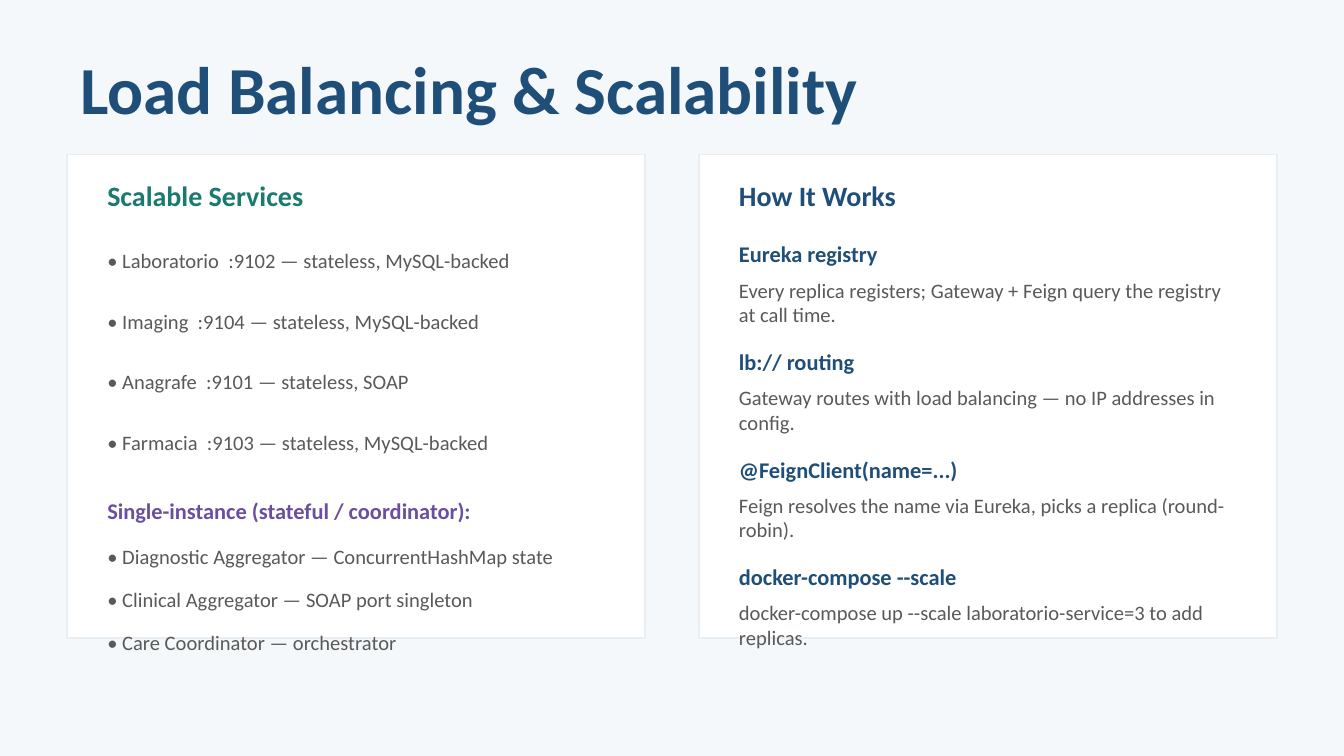
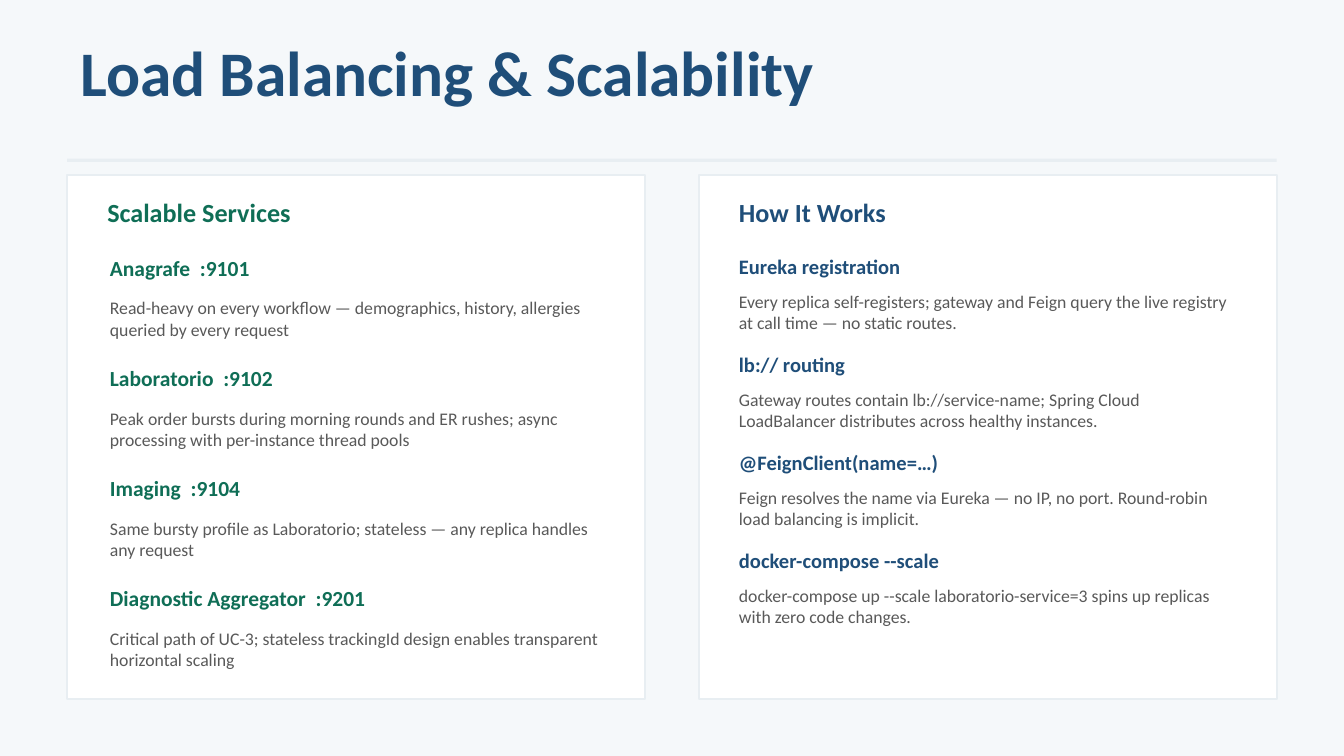
Before and after one commit to ediscota/Healthsoa, a slide deck: slide 6 of docs/HealthSOA_Presentation.pptx (slide 8 before the commit). Drawn at 1344x756 pixels with LibreOffice and Linux fonts; fonts in the diff are those of the drawing. Boxes give left, top, right and bottom in pixels: in the first picture for what was removed or moved away, otherwise in the second. Text is boxed around its words. In the diff, an @@ line names an element or a change of style, - is before the commit and + after.

```diff
--- a/docs/HealthSOA_Presentation.pptx
+++ b/docs/HealthSOA_Presentation.pptx
@@ text "Load Balancing & Scalability": place and size @@
-text "Load Balancing & Scalability" at bbox=[80, 67, 858, 126]
+text "Load Balancing & Scalability" at bbox=[80, 51, 814, 107]
@@ text "Load Balancing & Scalability" at bbox=[80, 51, 814, 107]: size 36 to 34 pt @@
@@ rectangle: place and size @@
-rectangle at bbox=[67, 155, 645, 638]
+rectangle at bbox=[67, 175, 645, 699]
@@ rectangle added at bbox=[67, 159, 1277, 163], fill #E8EEF2 @@
@@ rectangle: place and size @@
-rectangle at bbox=[699, 155, 1277, 638]
+rectangle at bbox=[699, 175, 1277, 699]
@@ text "Scalable Services": place and size @@
-text "Scalable Services" at bbox=[107, 186, 304, 207]
+text "Scalable Services" at bbox=[107, 203, 290, 223]
@@ text "Scalable Services" at bbox=[107, 203, 290, 223]: size 15 to 14 pt, text colour #1A7A6E to #0F6E56 @@
@@ text "How It Works": place and size @@
-text "How It Works" at bbox=[739, 186, 896, 206]
+text "How It Works" at bbox=[739, 203, 886, 222]
@@ text "How It Works" at bbox=[739, 203, 886, 222]: size 15 to 14 pt @@
@@ text at bbox=[110, 261, 249, 280]: text changed; size 11 to 11.5 pt; text colour #595959 to #0F6E56; bold on @@
-• Anagrafe :9101 — stateless, SOAP
+Anagrafe :9101
@@ text at bbox=[739, 259, 900, 278]: text changed; size 12 to 11 pt @@
-Eureka registry
+Eureka registration
@@ text at bbox=[739, 295, 1227, 329]: text changed; size 11 to 9.5 pt @@
-Every replica registers; Gateway + Feign query the registry at call time.
+Every replica self-registers; gateway and Feign query the live registry at call time — no static routes.
@@ text added at bbox=[110, 301, 580, 339], 9.5 pt, text #595959 @@
+Read-heavy on every workflow — demographics, history, allergies queried by every request
@@ text "lb:// routing" at bbox=[739, 357, 845, 376]: size 12 to 11 pt @@
@@ text at bbox=[110, 371, 272, 386]: text changed; size 11 to 11.5 pt; text colour #595959 to #0F6E56; bold on @@
-• Laboratorio :9102 — stateless, MySQL-backed
+Laboratorio :9102
@@ text added at bbox=[110, 412, 558, 449], 9.5 pt, text #595959 @@
+Peak order bursts during morning rounds and ER rushes; async processing with per-instance thread pools
@@ text at bbox=[739, 393, 1139, 430]: text changed; size 11 to 9.5 pt @@
-Gateway routes with load balancing — no IP addresses in config.
+Gateway routes contain lb://service-name; Spring Cloud LoadBalancer distributes across healthy instances.
@@ text removed at bbox=[122, 435, 488, 454] @@
-• Farmacia :9103 — stateless, MySQL-backed
@@ text at bbox=[739, 455, 938, 474]: text changed; size 12 to 11 pt @@
-@FeignClient(name=...)
+@FeignClient(name=…)
@@ text removed at bbox=[107, 502, 471, 523] @@
-Single-instance (stateful / coordinator):
@@ text at bbox=[110, 481, 240, 500]: text changed; size 11 to 11.5 pt; text colour #595959 to #0F6E56; bold on @@
-• Imaging :9104 — stateless, MySQL-backed
+Imaging :9104
@@ text at bbox=[739, 491, 1208, 528]: text changed; size 11 to 9.5 pt @@
-Feign resolves the name via Eureka, picks a replica (round-robin).
+Feign resolves the name via Eureka — no IP, no port. Round-robin load balancing is implicit.
@@ text added at bbox=[110, 522, 588, 559], 9.5 pt, text #595959 @@
+Same bursty profile as Laboratorio; stateless — any replica handles any request
@@ text "docker-compose --scale" at bbox=[739, 553, 939, 572]: size 12 to 11 pt @@
@@ text "docker-compose --scale": place and size @@
-text "docker-compose --scale" at bbox=[739, 569, 957, 589]
+text "docker-compose --scale" at bbox=[739, 553, 939, 572]
@@ text at bbox=[110, 591, 366, 610]: text changed; size 11 to 11.5 pt; text colour #595959 to #0F6E56; bold on @@
-• Diagnostic Aggregator — ConcurrentHashMap state
+Diagnostic Aggregator :9201
@@ text removed at bbox=[122, 592, 472, 611] @@
-• Clinical Aggregator — SOAP port singleton
@@ text at bbox=[739, 589, 1210, 626]: text changed; size 11 to 9.5 pt @@
-docker-compose up --scale laboratorio-service=3 to add replicas.
+docker-compose up --scale laboratorio-service=3 spins up replicas with zero code changes.
@@ text added at bbox=[110, 632, 598, 669], 9.5 pt, text #595959 @@
+Critical path of UC-3; stateless trackingId design enables transparent horizontal scaling
@@ text removed at bbox=[122, 636, 396, 650] @@
-• Care Coordinator — orchestrator
```
Also in this commit, not shown: 4 other slides changed, 12 slides added, 5 slides removed, 5 other files.
